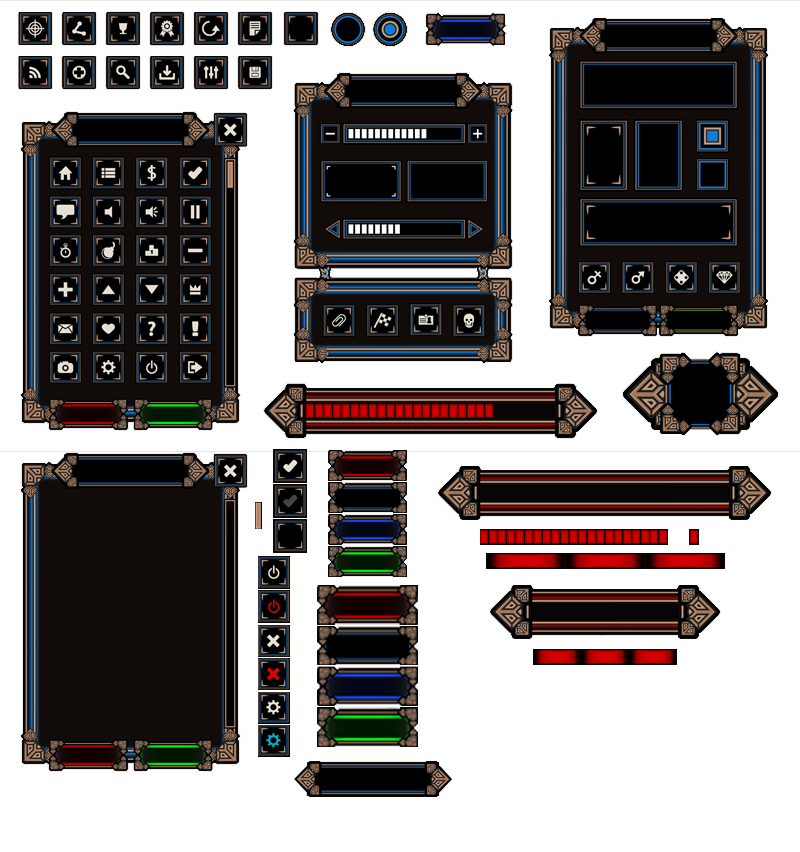
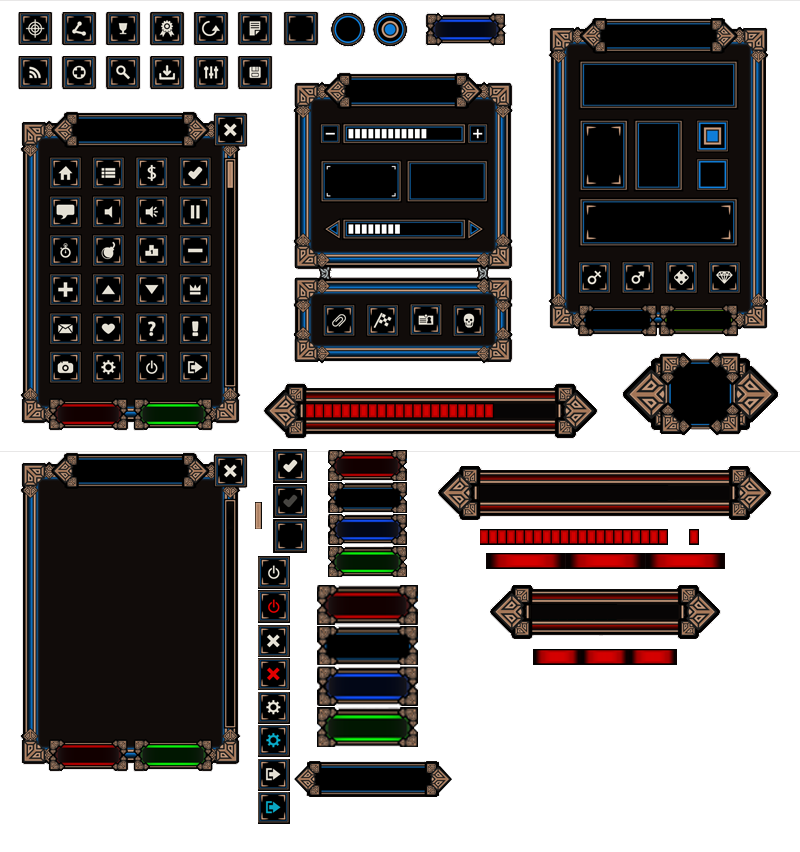
The second 800×852 image is a revision of the first. Changes to its layers:
added layer "Back Hover 2" above "Back Hover" over [264, 798, 282, 816]
added layer "Back Hover" above "Back" over [258, 792, 290, 824]
added layer "Back" above "CUrrent" over [258, 759, 290, 791]
